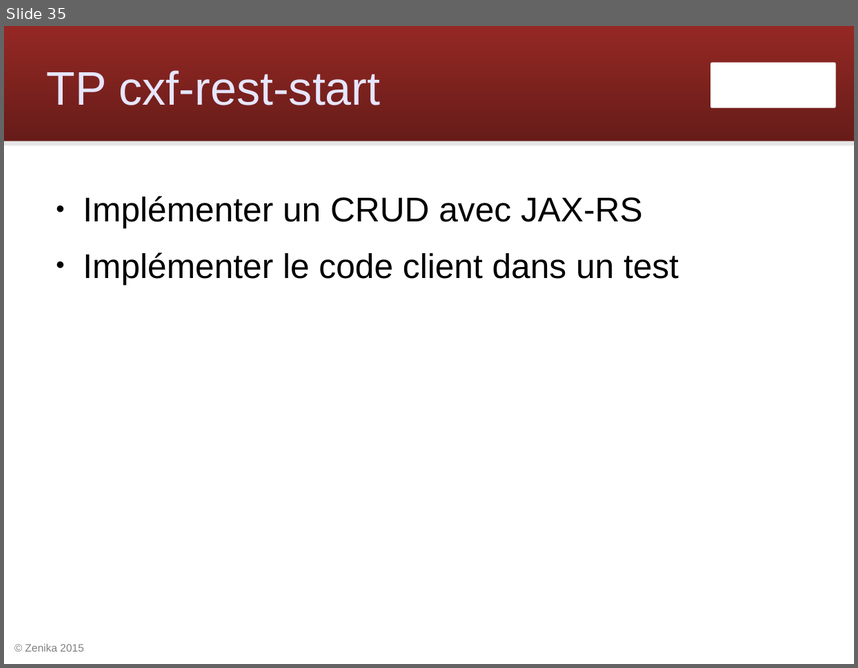
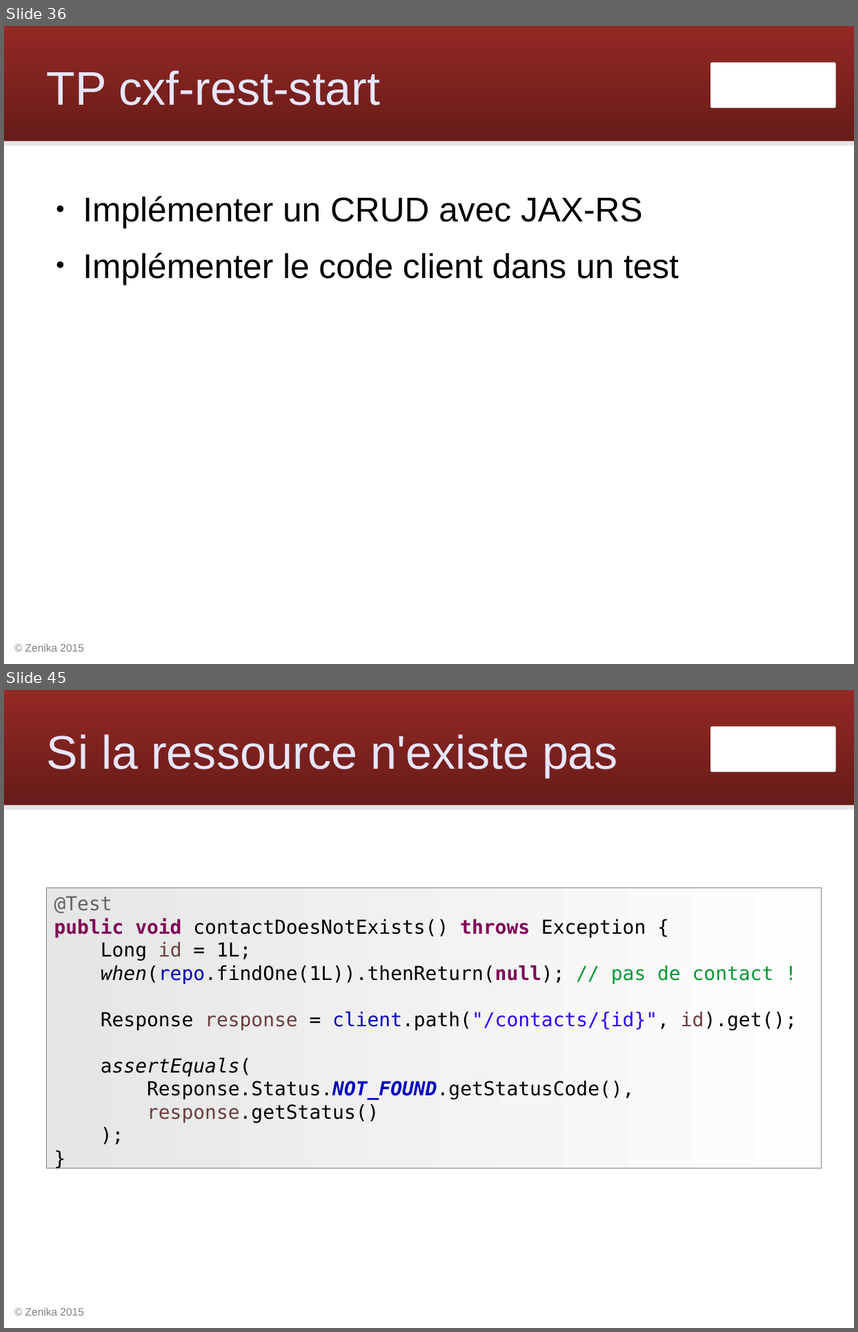
Before and after one commit to Zenika/workshop-cxf-rest, a slide deck: cxf-rest-workshop.odp. Shown one above the other, each under a label of ours: slide 35 before the commit, slides 36 and 45 after it; the slides between them are not shown. The pictures are 858x668 and 858x1332 pixels, drawn with LibreOffice and Linux fonts; fonts in the diff are those of the drawing; background and template pictures are left out. Boxes give left, top, right and bottom in pixels: in the first picture for what was removed or moved away, otherwise in the second. Text is boxed around its words. In the diff, an @@ line names an element or a change of style, - is before the commit and + after.

```diff
--- a/cxf-rest-workshop.odp
+++ b/cxf-rest-workshop.odp
@@ slide 45 added at (x1=4, y1=690, x2=854, y2=1328), background #FFFFFF; not listed: 4 template elements that a slide beside it also shows @@
@@ title added at (x1=47, y1=734, x2=618, y2=778), 44 pt, text #E6E6FF @@
+Si la ressource n'existe pas
@@ rectangle added at (x1=46, y1=887, x2=822, y2=1168), fill gradient #E6E6E6 to #FEFEFE, outline #808080 0 pt, 18 pt, text #000000 @@
+@Test
+public void contactDoesNotExists() throws Exception {
+Long id = 1L;
+when(repo.findOne(1L)).thenReturn(null); // pas de contact !
+Response response = client.path("/contacts/{id}", id).get();
+assertEquals(
+Response.Status.NOT_FOUND.getStatusCode(),
+response.getStatus()
+);
+}
@@ what was slide 35 is now slide 36 @@
```
Also in this commit, not shown: 39 other slides added, 18 other files.
